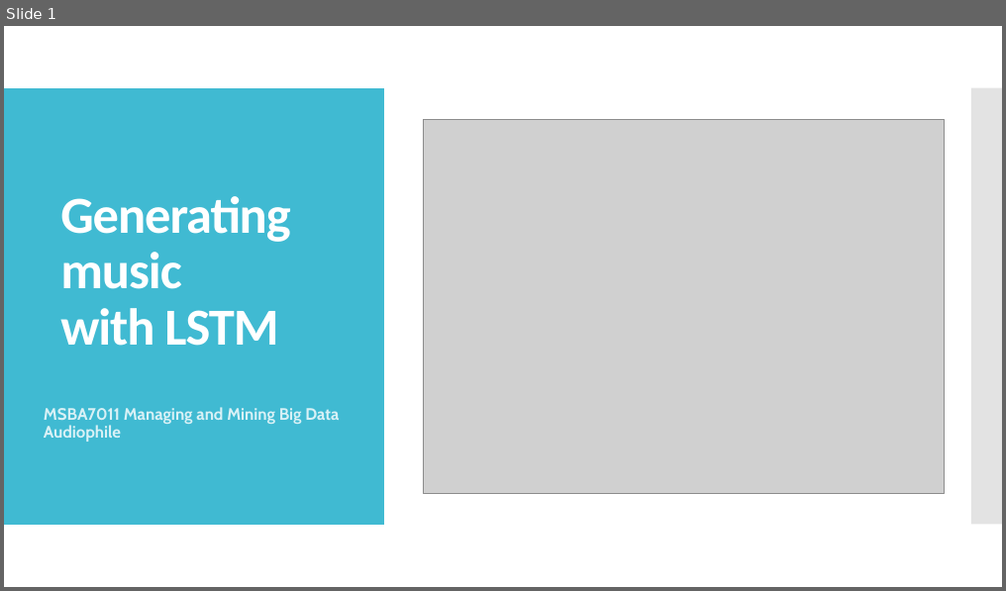
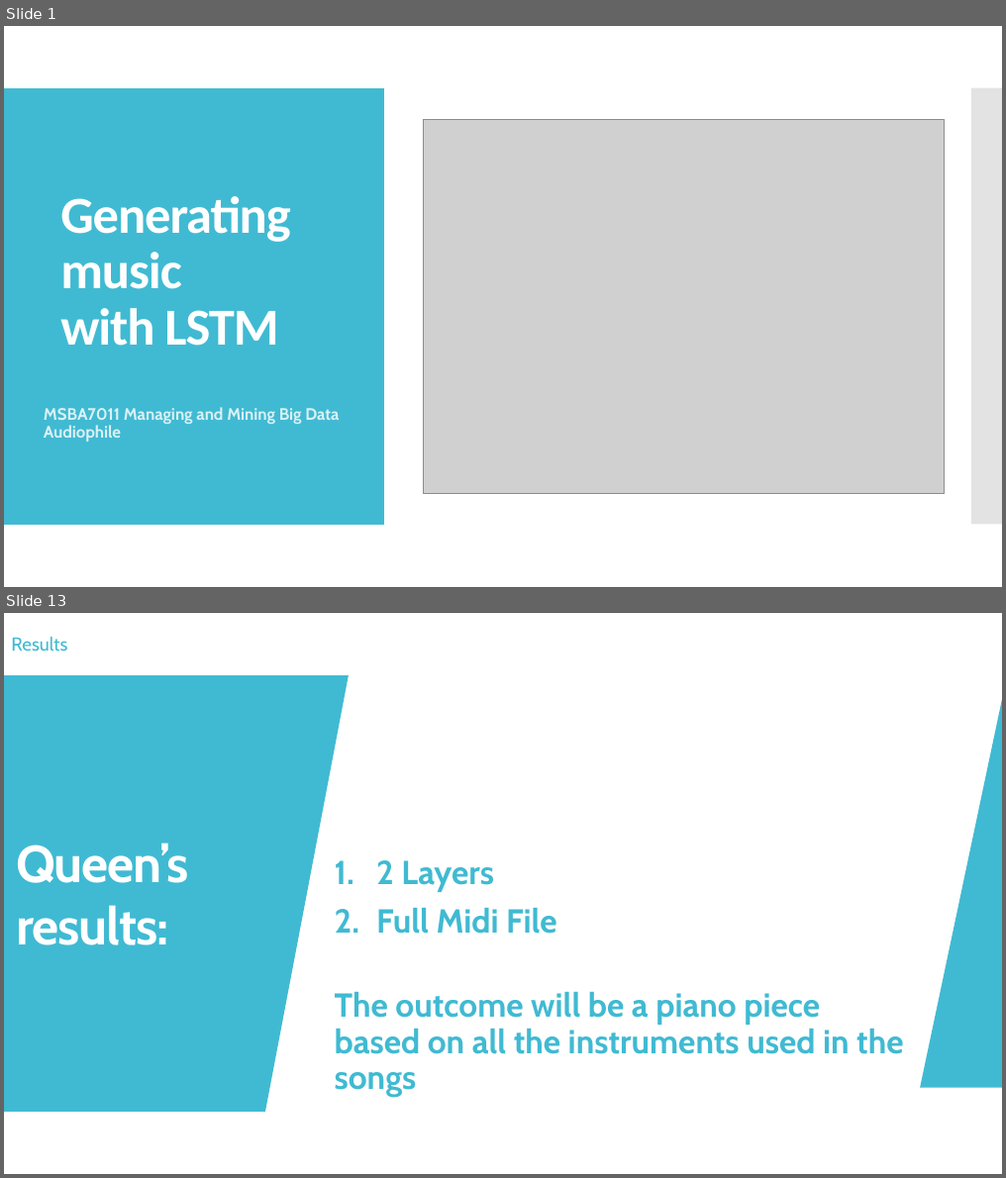
Before and after one commit to mawuliadjei/neuralnetmusicprediction, a slide deck: Generating music with LSTM.pptx. Shown one above the other, each under a label of ours: slide 1 before the commit, slides 1 and 13 after it; the slides between them are not shown. The pictures are 1006x591 and 1006x1178 pixels, drawn with LibreOffice and Linux fonts; fonts in the diff are those of the drawing; grey boxes stand for pictures. Boxes give left, top, right and bottom in pixels: in the first picture for what was removed or moved away, otherwise in the second. Text is boxed around its words. In the diff, an @@ line names an element or a change of style, - is before the commit and + after.

```diff
--- a/Generating music with LSTM.pptx
+++ b/Generating music with LSTM.pptx
@@ slide 13 added at box(4, 613, 1002, 1174), background #FFFFFF; not listed: 2 template elements that a slide beside it also shows @@
@@ rectangle added at box(4, 613, 1002, 1174), fill #FFFFFF @@
@@ text added at box(11, 637, 67, 651), 18 pt, text #40BAD2 @@
+Results
@@ freeform shape added at box(4, 675, 349, 1112), fill #40BAD2 @@
@@ freeform shape added at box(921, 700, 1002, 1088), fill #40BAD2 @@
@@ text added at box(16, 843, 189, 946), 50 pt, text #FFFFFF, bold @@
+Queen’s
+results:
@@ subtitle added at box(335, 861, 903, 1097), 32 pt, text #40BAD2, bold @@
+1. 2 Layers
+2. Full Midi File
+The outcome will be a piano piece based on all the instruments used in the songs
```
Also in this commit, not shown: 5 slides changed, 20 other slides added, 8 slides removed.
